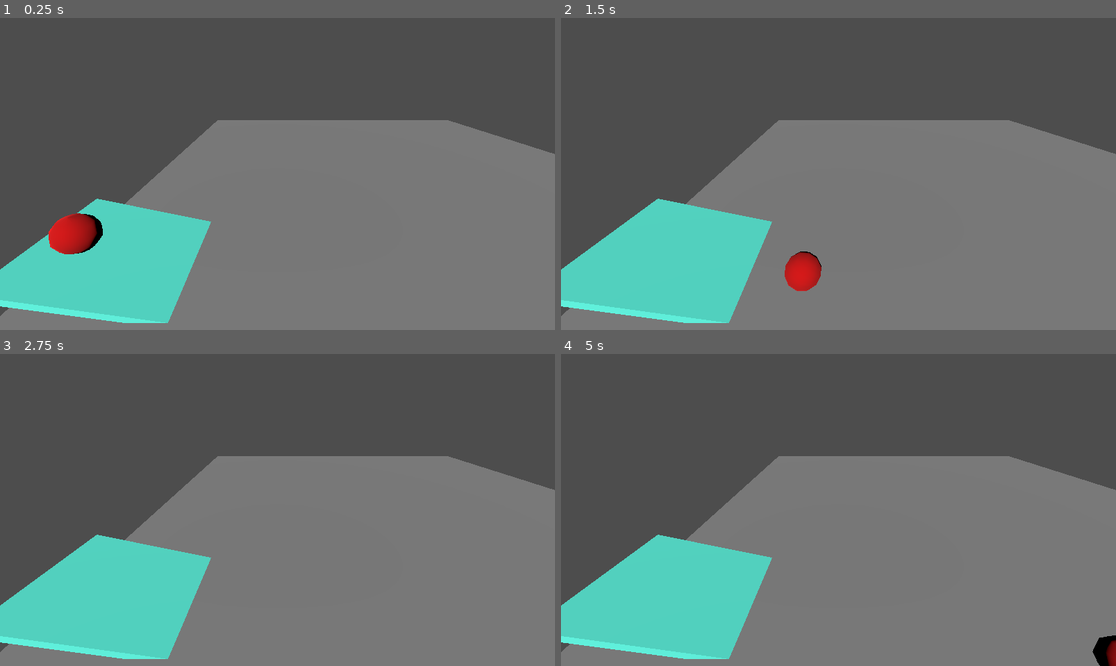
Above: before the commit, frames 1-4 (two rows, left to right).
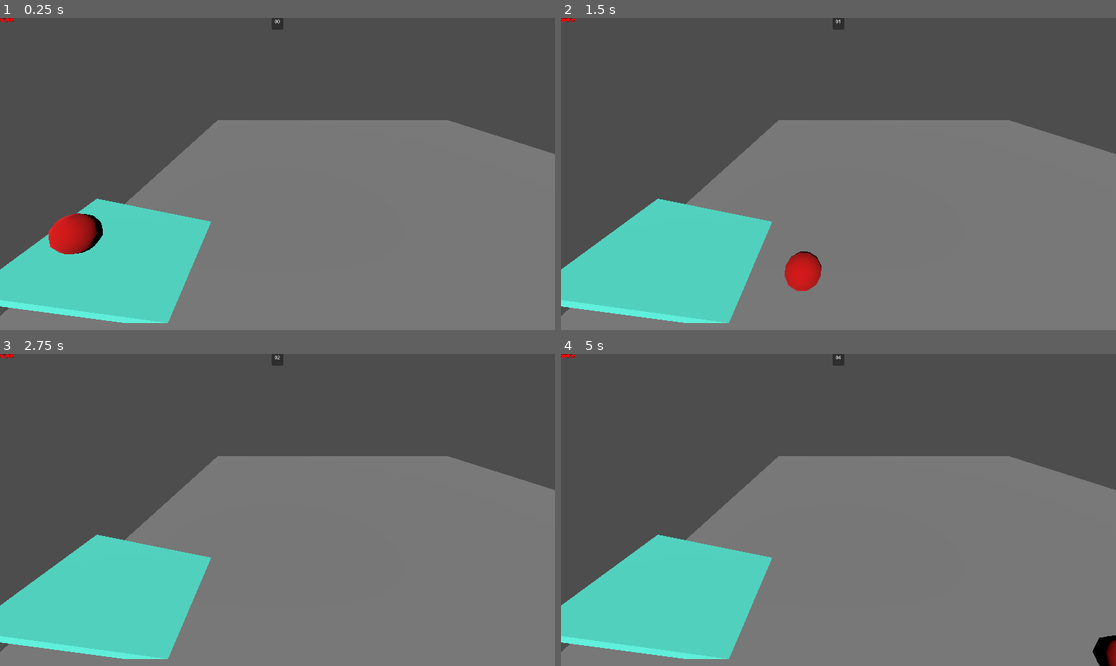
Above: after the commit, the same moments.

Repository: leon-arndt/InnoEngineJam2023
Game: Godot game, scene res://main.tscn
The game is run twice, just before and just after one commit, with the same random seed, the same clock (stepped at 60 frames per second) and the same inputs. Before the commit the project starts from res://testmovement.tscn.
Inputs:
- Up to frame 1 (0.25 s): no input
- Up to frame 2 (1.5 s): hold Right (move_right) 0.53-1.28 s; hold Down (move_backward) from 1.28 s (still down)
- Up to frame 3 (2.75 s): release Down (move_backward) at 2.03 s; hold Right (move_right) from 2.03 s (still down)
- Up to frame 4 (5 s): tap Enter at 2.75, 4.25 s; release Right (move_right) at 2.78 s; hold Up (move_forward) 2.78-3.53 s; tap Space at 3.5 s; hold Left (move_left) from 3.53 s (still down)

The runs differ from the first frame. In frame 1, 0.1% of the frame differs, in the area x 0-52%, y 0-4%; in frame 2, 0.1%; in frame 3, 0.1%; in frame 4, 0.1%.

Commit message:
add UI and test movement to main scene

Diff:
--- a/main.tscn
+++ b/main.tscn
@@ -1,3 +1,10 @@
-[gd_scene format=3 uid="uid://c33bvptmj66cj"]
+[gd_scene load_steps=3 format=3 uid="uid://c33bvptmj66cj"]
+
+[ext_resource type="PackedScene" uid="uid://bl4rhhwtu6g10" path="res://ui.tscn" id="1_en1kt"]
+[ext_resource type="PackedScene" uid="uid://bkm5witb3w64b" path="res://testmovement.tscn" id="2_isbu5"]
 
 [node name="Node" type="Node"]
+
+[node name="Control" parent="." instance=ExtResource("1_en1kt")]
+
+[node name="Node3D" parent="." instance=ExtResource("2_isbu5")]
--- a/project.godot
+++ b/project.godot
@@ -11,7 +11,7 @@
 [application]
 
 config/name="InnoEngineJam2023"
-run/main_scene="res://testmovement.tscn"
+run/main_scene="res://main.tscn"
 config/features=PackedStringArray("4.2", "GL Compatibility")
 config/icon="res://icon.svg"
 
